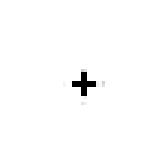
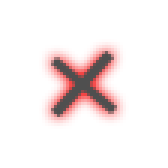
The second 168x168 image is a revision of the first. Changes to its layers:
hid group "Life" (2 layers) over [39, 39, 129, 129]
showed group "Gender" (4 layers) over [51, 51, 117, 117]
added layer "Shape 8" in group "Gender" over [51, 51, 117, 117]
